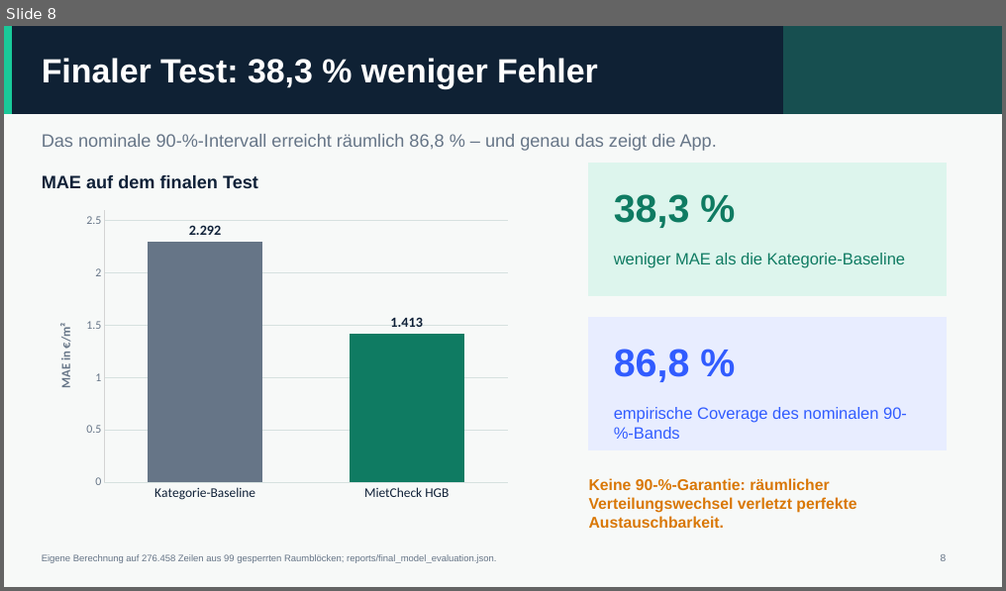
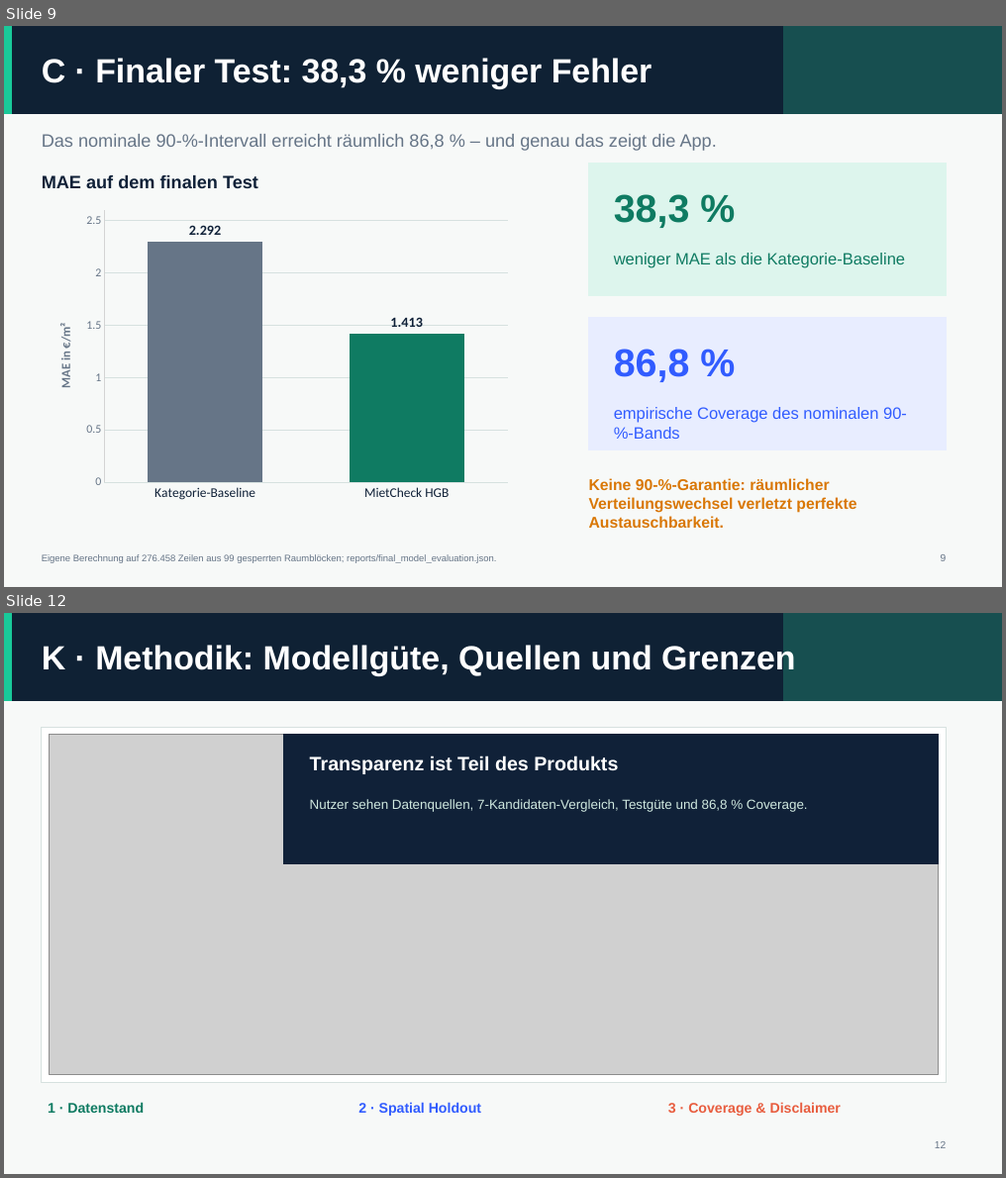
Before and after one commit to neleknaak-31/MietCheck, a slide deck: deliverables/MietCheck_Praesentation.pptx. Shown one above the other, each under a label of ours: slide 8 before the commit, slides 9 and 12 after it; the slides between them are not shown. The pictures are 1006x591 and 1006x1178 pixels, drawn with LibreOffice and Linux fonts; fonts in the diff are those of the drawing; grey boxes stand for pictures. Boxes give left, top, right and bottom in pixels: in the first picture for what was removed or moved away, otherwise in the second. Text is boxed around its words. In the diff, an @@ line names an element or a change of style, - is before the commit and + after.

```diff
--- a/deliverables/MietCheck_Praesentation.pptx
+++ b/deliverables/MietCheck_Praesentation.pptx
@@ slide 12 added at (x1=4, y1=613, x2=1002, y2=1174), background #F7F9F8 @@
@@ rectangle added at (x1=4, y1=613, x2=1002, y2=700), fill #0F2134, outline #0F2134 0 pt @@
@@ rectangle added at (x1=4, y1=613, x2=12, y2=700), fill #19C99A, outline #19C99A 0 pt @@
@@ rectangle added at (x1=784, y1=613, x2=1002, y2=700), fill #174F50, outline #174F50 0 pt @@
@@ text added at (x1=42, y1=643, x2=796, y2=676), 32.2 pt, text #FFFFFF, bold @@
+K · Methodik: Modellgüte, Quellen und Grenzen
@@ rectangle added at (x1=42, y1=727, x2=945, y2=1082), fill #FFFFFF, outline #D6E1DF 0.75 pt @@
@@ picture added at (x1=49, y1=735, x2=939, y2=1074) @@
@@ rectangle added at (x1=284, y1=735, x2=939, y2=863), fill #102138, outline #102138 0 pt @@
@@ text added at (x1=310, y1=756, x2=618, y2=774), 18.8 pt, text #FFFFFF, bold @@
+Transparenz ist Teil des Produkts
@@ text added at (x1=310, y1=799, x2=808, y2=812), 12.8 pt, text #CFE8DF @@
+Nutzer sehen Datenquellen, 7-Kandidaten-Vergleich, Testgüte und 86,8 % Coverage.
@@ text added at (x1=48, y1=1102, x2=144, y2=1113), 13.5 pt, text #0F7B62, bold @@
+1 · Datenstand
@@ text added at (x1=358, y1=1102, x2=481, y2=1116), 13.5 pt, text #315CFF, bold @@
+2 · Spatial Holdout
@@ text added at (x1=668, y1=1102, x2=841, y2=1116), 13.5 pt, text #E85D3F, bold @@
+3 · Coverage & Disclaimer
@@ text added at (x1=935, y1=1142, x2=945, y2=1149), 9.8 pt, text #667587 @@
+12
@@ what was slide 8 is now slide 9 @@
@@ slide 9 changed as well @@
@@ text at (x1=42, y1=58, x2=652, y2=89): text changed @@
-Finaler Test: 38,3 % weniger Fehler
+C · Finaler Test: 38,3 % weniger Fehler
```
Also in this commit, not shown: 10 other slides changed, 3 other slides added, 3 slides removed, 35 other files.
